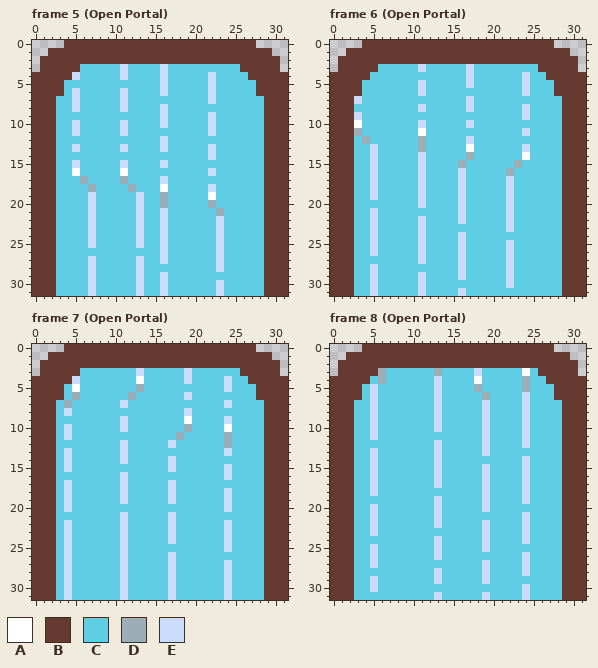
Edited in one commit: pixel-art file (Raw/portal.ase). Above, as it was before the edit.
32x32 pixels, 17 frames. Shown: frame 5 (Open Portal), frame 6 (Open Portal), frame 7 (Open Portal), frame 8 (Open Portal). The commit also changed other frames, which this record leaves out.
Palette (. is transparent): A #ffffff  B #663931  C #5fcde4  D #9badb7  E #cbdbfc
The same view after the edit:
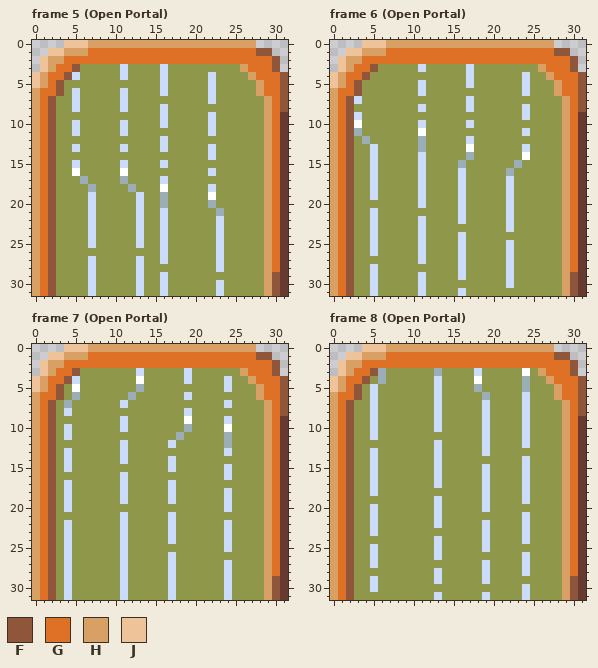
Colours new in this view: F #8f563b  G #df7126  H #d9a066  J #eec39a
Changes in this commit:
colour C: #5fcde4 -> #8f974a
Changed rows in their new state; - is a pixel that keeps its letter.
Frame 5 (Open Portal), layer "Frame":
first column x 0:
 0 ----JJJHHHHHHHHHHHHHHHHHHHHH----
 1 --JJHHHGGGGGGGGGGGGGGGGGGGGGFF--
 2 -JHHGGGGGGGGGGGGGGGGGGGGGGGGGGF-
 3 -JHGGF--------------------HGGGF-
 4 JHGGF----------------------HGGGF
 5 JHGF------------------------HGGF
 6 HGGF------------------------HGGF
 7 HGF--------------------------HGF
 8 HGF--------------------------HGF
 9 HGF--------------------------HG-
10 HGF--------------------------HG-
11 HGF--------------------------HG-
12 HGF--------------------------HG-
13 HGF--------------------------HG-
14 HGF--------------------------HG-
15 HGF--------------------------HG-
16 HGF--------------------------HG-
17 HGF--------------------------HG-
18 HGF--------------------------HG-
19 HGF--------------------------HG-
20 HGF--------------------------HG-
21 HGF--------------------------HG-
22 HGF--------------------------HG-
23 HGF--------------------------HG-
24 HGF--------------------------HG-
25 HGF--------------------------HG-
26 HGF--------------------------HG-
27 HGF--------------------------HG-
28 HGF--------------------------HG-
29 HGF--------------------------HF-
30 HGF--------------------------HF-
31 HGF--------------------------HF-
Frame 6 (Open Portal), layer "Frame": the same change as frame 5 (Open Portal)
Frame 7 (Open Portal), layer "Frame": the same change as frame 5 (Open Portal)
Frame 8 (Open Portal), layer "Frame": the same change as frame 5 (Open Portal)
Boxes around the changes in both pictures, in picture pixels (x1, y1, x2, y2):
changed: (32, 40, 288, 296)
changed: (330, 40, 586, 296)
changed: (32, 344, 288, 600)
changed: (330, 344, 586, 600)
